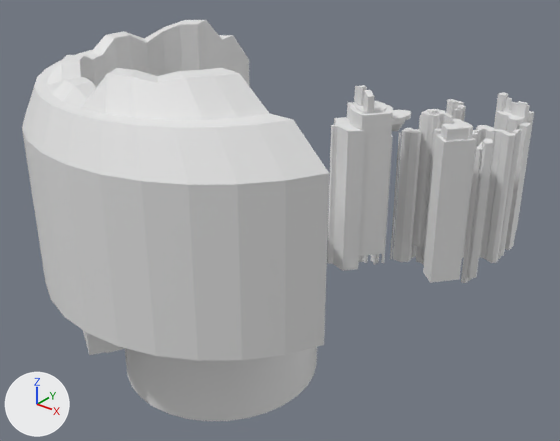
Before and after pictures for a commit that changed the FBX model Assets/Blender/Environments/12-float1-environment.fbx.
Rendered twice from a 50 mm camera at (1044.0, -2786.0, 917.0) aimed at (-448.0, -921.0, -239.0). The lights are fixed; the arrows at lower left show +X, +Y and +Z. The picture after the commit comes second. Vertices at exactly the same position are counted once.

In view in the first picture: 'GlyphEnvironmentGroundA', 'GlyphEnvironmentSpikes' and 2 more.
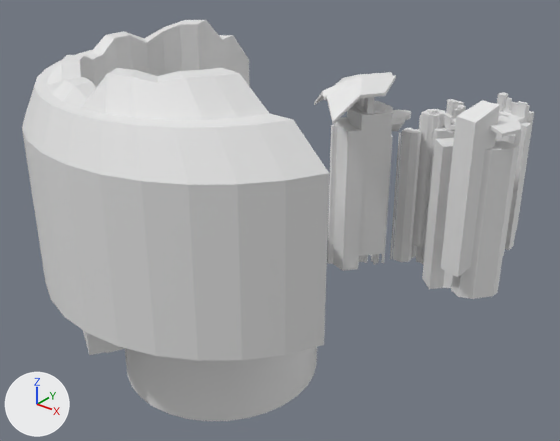
What changed in the scene script:
```text
Change me_cube_006:
    used by ob_glyphenvironmentgrounda; location = (0.0, 0.0, 0.0)
    remove me_cube_006.from_pydata(...)  # 1691 vertices, 1286 faces; spans x -392.0..104.0, y -847.0..35.0, z -526.0..222.0
    add me_cube_006.from_pydata(...)  # 1705 vertices, 1306 faces; spans x -392.0..249.0, y -847.0..35.0, z -526.0..222.0
    me_cube_006 part 1: a new loose piece of 40 vertices spanning x -8.0..249.0, y -779.0..-615.0, z -420.0..122.0, in mat_material (white #e7e7e7)
    me_cube_006 part 2
    26 vertices are removed from x -27.0..93.0, y -707.0..-602.0, z -409.0..130.0
    18 faces are deleted
Change me_cube_010:
    used by ob_glyphenvironmentspikes; location = (0.0, 0.0, 0.0)
    remove me_cube_010.from_pydata(...)  # 456 vertices, 424 faces; spans x -1082.0..49.0, y -1714.0..-638.0, z -709.0..397.0
    add me_cube_010.from_pydata(...)  # 482 vertices, 442 faces; spans x -1082.0..200.0, y -1714.0..-638.0, z -709.0..397.0
    me_cube_010 part 3: a new loose piece of 26 vertices spanning x 101.0..200.0, y -816.0..-723.0, z -287.0..251.0, in mat_material (white #e7e7e7)
Add me_plane_003:
    me_plane_003.from_pydata(...)  # 66 vertices, 62 faces; spans x -538.0..126.0, y -856.0..-586.0, z 134.0..263.0
    me_plane_003.materials.append(mat_material)  # white #e7e7e7
Add ob_spikebridge:
    ob_spikebridge = bpy.data.objects.new('SpikeBridge', me_plane_003)
    ob_spikebridge.location = (134.0, -62.0, 0.0)
```

What differs and where, as boxes (x1, y1, x2, y2) in the pictures (560 x 441 px):
'GlyphEnvironmentSpikes', reshaped (56% wider): before (22, 20, 329, 421); after (22, 20, 500, 421)
'GlyphEnvironmentGroundA', reshaped: before (327, 85, 534, 283); after (327, 92, 534, 299)
'SpikeBridge', added: after (314, 72, 521, 137)
part 1 of me_cube_006, added: after (422, 138, 518, 299)
part 2 of me_cube_006, deleted: before (423, 123, 476, 283)
part 3 of me_cube_010, added: after (441, 100, 500, 277)
